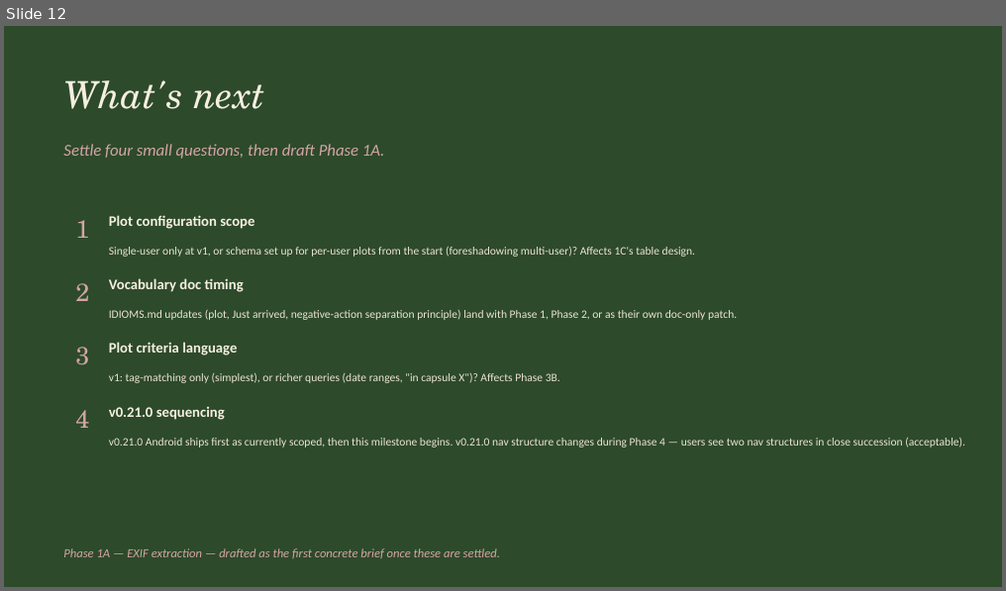
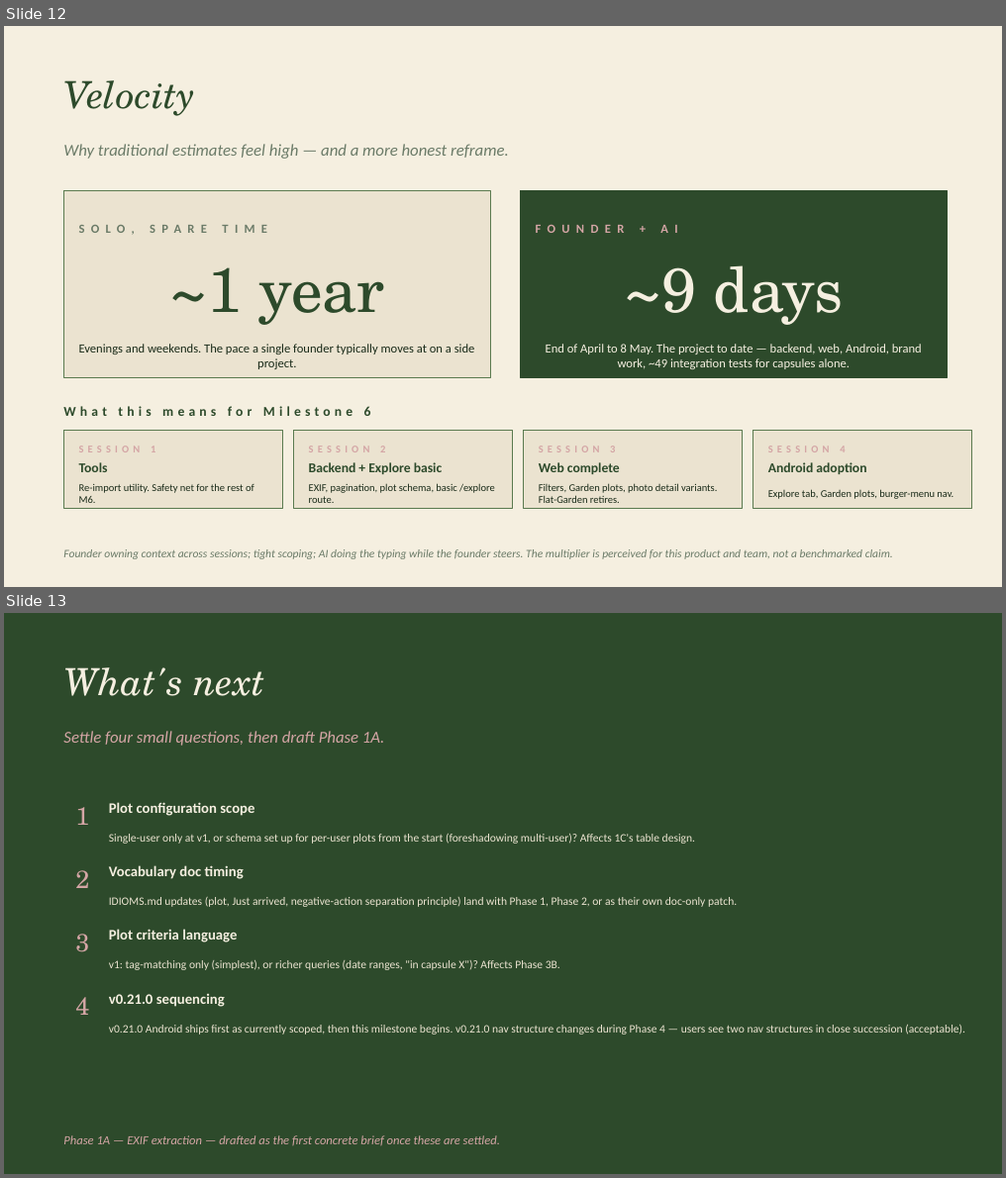
Before and after one commit to bacalv/Heirlooms, a slide deck: docs/presentations/Garden_Explore_Plan.pptx. Shown one above the other, each under a label of ours: slide 12 before the commit, slides 12 and 13 after it. The pictures are 1006x591 and 1006x1178 pixels, drawn with LibreOffice and Linux fonts; fonts in the diff are those of the drawing. Boxes give left, top, right and bottom in pixels: in the first picture for what was removed or moved away, otherwise in the second. Text is boxed around its words. In the diff, an @@ line names an element or a change of style, - is before the commit and + after.

Commit message:
Bret: Committed presentation and milestone 6 plans - v3

```diff
--- a/docs/presentations/Garden_Explore_Plan.pptx
+++ b/docs/presentations/Garden_Explore_Plan.pptx
@@ slide 12 added at [4,26,1002,587], background #F5EFE0 @@
@@ text added at [63,80,195,116], 36 pt, text #2D4A2B, italic @@
+Velocity
@@ text added at [63,144,509,159], 16 pt, text #6B7B68, italic @@
+Why traditional estimates feel high — and a more honest reframe.
@@ rectangle added at [63,190,491,377], fill #EBE3D0, outline #5A7A4F 1 pt @@
@@ rectangle added at [521,190,947,377], fill #2D4A2B, outline #2D4A2B 1 pt @@
@@ text added at [79,213,475,243], 12 pt, text #6B7B68, bold @@
+SOLO, SPARE TIME
@@ text added at [169,268,385,325], 60 pt, text #2D4A2B @@
+~1 year
@@ text added at [624,266,844,325], 60 pt, text #F5EFE0 @@
+~9 days
@@ text added at [79,344,475,370], 12 pt, text #1A2B19 @@
+Evenings and weekends. The pace a single founder typically moves at on a side project.
@@ text added at [293,344,334,558], 12 pt, text #D4A5A5, bold @@
+FOUNDER + AI
@@ text added at [546,344,922,370], 12 pt, text #F5EFE0 @@
+End of April to 8 May. The project to date — backend, web, Android, brand work, ~49 integration tests for capsules alone.
@@ text added at [63,406,371,416], 13 pt, text #2D4A2B, bold @@
+What this means for Milestone 6
@@ rectangle added at [63,430,282,509], fill #EBE3D0, outline #5A7A4F 1 pt @@
@@ rectangle added at [294,430,512,509], fill #EBE3D0, outline #5A7A4F 1 pt @@
@@ rectangle added at [524,430,743,509], fill #EBE3D0, outline #5A7A4F 1 pt @@
@@ rectangle added at [753,430,972,509], fill #EBE3D0, outline #5A7A4F 1 pt @@
@@ text added at [79,446,155,453], 10 pt, text #D4A5A5, bold @@
+SESSION 1
@@ text added at [79,463,108,472], 13 pt, text #2D4A2B, bold @@
+Tools
@@ text added at [309,446,385,453], 10 pt, text #D4A5A5, bold @@
+SESSION 2
@@ text added at [309,463,443,474], 13 pt, text #2D4A2B, bold @@
+Backend + Explore basic
@@ text added at [539,446,615,453], 10 pt, text #D4A5A5, bold @@
+SESSION 3
@@ text added at [539,463,620,474], 13 pt, text #2D4A2B, bold @@
+Web complete
@@ text added at [768,446,845,453], 10 pt, text #D4A5A5, bold @@
+SESSION 4
@@ text added at [768,463,866,474], 13 pt, text #2D4A2B, bold @@
+Android adoption
@@ text added at [79,483,254,503], 10 pt, text #1A2B19 @@
+Re-import utility. Safety net for the rest of M6.
@@ text added at [309,483,495,503], 10 pt, text #1A2B19 @@
+EXIF, pagination, plot schema, basic /explore route.
@@ text added at [539,483,717,503], 10 pt, text #1A2B19 @@
+Filters, Garden plots, photo detail variants. Flat-Garden retires.
@@ text added at [768,489,953,499], 10 pt, text #1A2B19 @@
+Explore tab, Garden plots, burger-menu nav.
@@ text added at [63,550,893,560], 11 pt, text #6B7B68, italic @@
+Founder owning context across sessions; tight scoping; AI doing the typing while the founder steers. The multiplier is perceived for this product and team, not a benchmarked claim.
@@ what was slide 12 is now slide 13 @@
```
Also in this commit, not shown: 5 slides changed, 2 other slides added, 2 slides removed.
